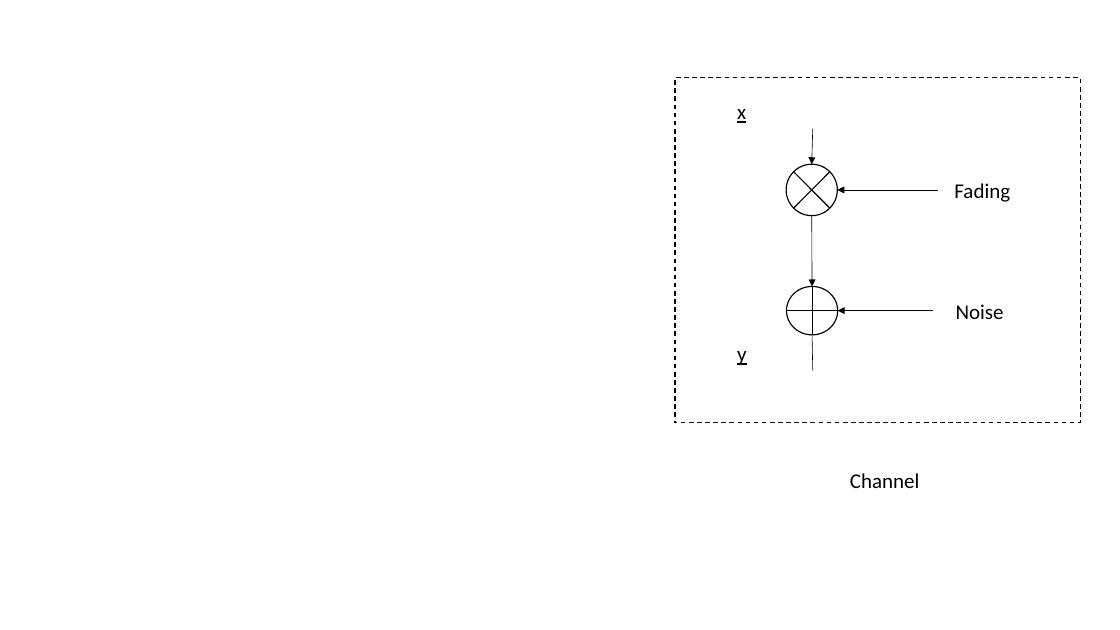
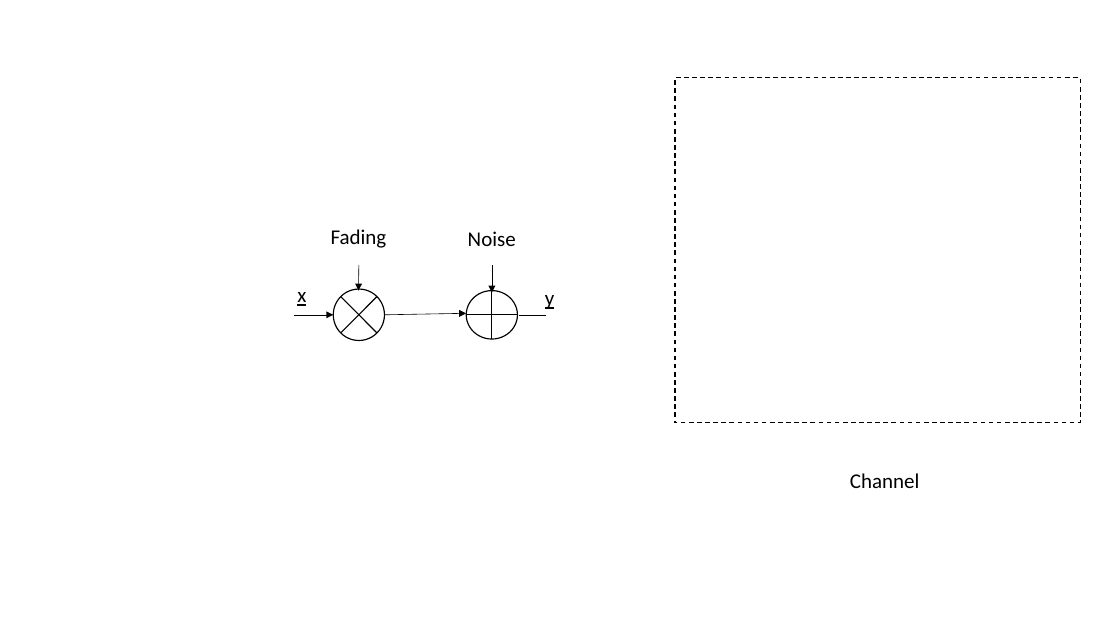
Before and after one commit to ga96jul/Bachelarbeit, a slide deck: slide 5 of Bachelorarbeit/01_Bachelorarbeit_LaTex/02_Figures/interferences.pptx. Drawn at 1120x630 pixels with LibreOffice and Linux fonts; fonts in the diff are those of the drawing. Boxes give left, top, right and bottom in pixels: in the first picture for what was removed or moved away, otherwise in the second. Text is boxed around its words. In the diff, an @@ line names an element or a change of style, - is before the commit and + after.

```diff
--- a/Bachelorarbeit/01_Bachelorarbeit_LaTex/02_Figures/interferences.pptx
+++ b/Bachelorarbeit/01_Bachelorarbeit_LaTex/02_Figures/interferences.pptx
@@ rectangle "Fading": place and size @@
-rectangle "Fading" at <box>939,163,1026,217</box>
+rectangle "Fading" at <box>315,210,402,264</box>
@@ rectangle "Noise": place and size @@
-rectangle "Noise" at <box>933,284,1027,338</box>
+rectangle "Noise" at <box>445,211,539,265</box>
@@ arrow moved from (943, 190) - (838, 190) to (359, 265) - (359, 291) @@
@@ arrow moved from (937, 311) - (838, 311) to (492, 265) - (492, 292) @@
@@ text "x": place and size @@
-text "x" at <box>737,109,746,123</box>
+text "x" at <box>297,292,306,306</box>
@@ text "x" at <box>297,292,306,306</box>: alignment left to right @@
@@ flow chart summing junction: place and size @@
-flow chart summing junction at <box>786,164,838,215</box>
+flow chart summing junction at <box>334,289,385,340</box>
@@ flow chart or: place and size @@
-flow chart or at <box>786,287,838,335</box>
+flow chart or at <box>466,291,518,339</box>
@@ text "y": place and size @@
-text "y" at <box>737,351,746,365</box>
+text "y" at <box>545,295,554,309</box>
@@ arrow moved from (813, 129) - (812, 164) to (294, 315) - (334, 315) @@
@@ arrow moved from (812, 216) - (812, 287) to (385, 315) - (466, 313) @@
@@ line moved from (813, 371) - (812, 335) to (546, 315) - (519, 315) @@
```
Also in this commit, not shown: 1 other slide changed, 1 slide added, 32 other files.
